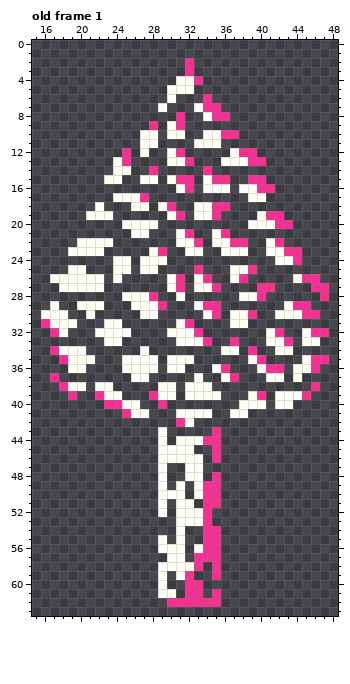
One commit to this pixel-art file: Assets/Art/Decoration/tree.aseprite. The picture above is the old version.
64x64 pixels, 1 frame. Shown: old frame 1: x 15..48, y 0..63. The commit also changed other frames, which this record leaves out.
And afterwards:
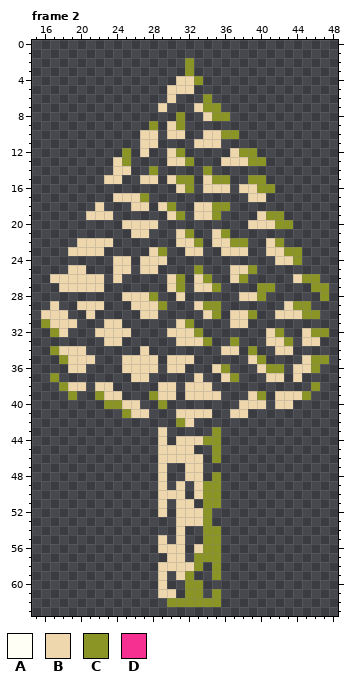
Palette (. is transparent): A #fffff5  B #eed7ac  C #8b9525  D #f63090
A new or re-ordered frame is compared with the old frame closest to it.
Difference:
frames 1 -> 5
--- frame 2 is new; against old frame 1, layer "tree"
@@ x 15..48 @@
  1 ..................................
- 2 .................D................
- 3 .................D................
- 4 ................AAD...............
- 5 ...............AAA................
- 6 ...............A...D..............
- 7 ..............A...ADD.............
- 8 ................D..ADD............
- 9 .............D.AD.................
-10 ............AA.AA..AADD...........
-11 ............AA....AAA.............
-12 ..........D.A..AD.....ADD.........
-13 .........AD....AAD...AAADD........
-14 .........AA..D.....D..............
-15 ........AA..AA.ADD.ADD..DD........
-16 ................AD.AAA.AADD.......
-17 .........AAAD...........AA........
-18 .......A...AA.AD..AADD............
-19 ......AAA......AD.AAD....ADD......
-20 ..........AAAA..........AAADD.....
-21 ...........AA...AD..AD............
-22 .....AAAA.......AAD.AADD..AD......
-23 ....AAAA.....AD..AA..AAA..AADD....
-24 .........AA.AAA............AAD....
-25 ....AA...AA.AA....D...AAD.........
-26 ..AAAAAA.A.....AD.AD..AD.....ADD..
-27 ...AAAAA.......AD.AAD....DD....DD.
-28 ..........AAAD..A......AAD......D.
-29 ..A..AAA...AAAD...ADD.......ADD...
-30 .AAA..A.....AA.....AD.AAD..AAADD..
-31 .DAAA...AA......AD....AA..........
-32 ..DA...AAAA....AAAD.......AD..ADD.
-33 ........AA......AAAD..D...AAD.AA..
-34 ..DAAA......A........AA.D..AA.....
-35 ...DAAA...AAAA.AAA......AD....ADD.
-36 ....AA....AAAA.AA...AD...ADD.AAD..
-37 ..D........AA.....A..AD...AA.A....
-38 ...DAA.AA.....AA.AAA...........D..
-39 ....D..DAA...DAA.AAAA...AD.AAAD...
-40 ........DDAA..D........AAA.AA.....
-41 ..........DAA...AAAA..AA..........
-42 ................DA................
-43 ..............A.....D.............
-44 ..............A.AAADD.............
-45 ..............AAAA..D.............
-46 ..............AAAAA.D.............
-47 ..............A..AA...............
-48 ..............A..AA.D.............
-49 ..............A.A.ADD.............
-50 ..............AAA.ADD.............
-51 ..............A.AA.DD.............
-52 ..............A.AAAD..............
-53 ................AAAD..............
-54 ................A..DD.............
-55 ..............A.A..DD.............
-56 ..............AAA.ADD.............
-57 ...............AA.DDD.............
-58 ..............AAAAD.D.............
-59 ..............A.AD..D.............
-60 ..............A..DD...............
-61 ..............AA.DD.D.............
-62 ...............DDDDDD.............
+ 2 .................C................
+ 3 .................C................
+ 4 ................BBC...............
+ 5 ...............BBB................
+ 6 ...............B...C..............
+ 7 ..............B...BCC.............
+ 8 ................C..BCC............
+ 9 .............C.BC.................
+10 ............BB.BB..BBCC...........
+11 ............BB....BBB.............
+12 ..........C.B..BC.....BCC.........
+13 .........BC....BBC...BBBCC........
+14 .........BB..C.....C..............
+15 ........BB..BB.BCC.BCC..CC........
+16 ................BC.BBB.BBCC.......
+17 .........BBBC...........BB........
+18 .......B...BB.BC..BBCC............
+19 ......BBB......BC.BBC....BCC......
+20 ..........BBBB..........BBBCC.....
+21 ...........BB...BC..BC............
+22 .....BBBB.......BBC.BBCC..BC......
+23 ....BBBB.....BC..BB..BBB..BBCC....
+24 .........BB.BBB............BBC....
+25 ....BB...BB.BB....C...BBC.........
+26 ..BBBBBB.B.....BC.BC..BC.....BCC..
+27 ...BBBBB.......BC.BBC....CC....CC.
+28 ..........BBBC..B......BBC......C.
+29 ..B..BBB...BBBC...BCC.......BCC...
+30 .BBB..B.....BB.....BC.BBC..BBBCC..
+31 .CBBB...BB......BC....BB..........
+32 ..CB...BBBB....BBBC.......BC..BCC.
+33 ........BB......BBBC..C...BBC.BB..
+34 ..CBBB......B........BB.C..BB.....
+35 ...CBBB...BBBB.BBB......BC....BCC.
+36 ....BB....BBBB.BB...BC...BCC.BBC..
+37 ..C........BB.....B..BC...BB.B....
+38 ...CBB.BB.....BB.BBB...........C..
+39 ....C..CBB...CBB.BBBB...BC.BBBC...
+40 ........CCBB..C........BBB.BB.....
+41 ..........CBB...BBBB..BB..........
+42 ................CB................
+43 ..............B.....C.............
+44 ..............B.BBBCC.............
+45 ..............BBBB..C.............
+46 ..............BBBBB.C.............
+47 ..............B..BB...............
+48 ..............B..BB.C.............
+49 ..............B.B.BCC.............
+50 ..............BBB.BCC.............
+51 ..............B.BB.CC.............
+52 ..............B.BBBC..............
+53 ................BBBC..............
+54 ................B..CC.............
+55 ..............B.B..CC.............
+56 ..............BBB.BCC.............
+57 ...............BB.CCC.............
+58 ..............BBBBC.C.............
+59 ..............B.BC..C.............
+60 ..............B..CC...............
+61 ..............BB.CC.C.............
+62 ...............CCCCCC.............
 63 ..................................
Where, in picture pixels (left, top, right, bottom), the same in both pictures:
changed: (41, 58, 329, 607)
